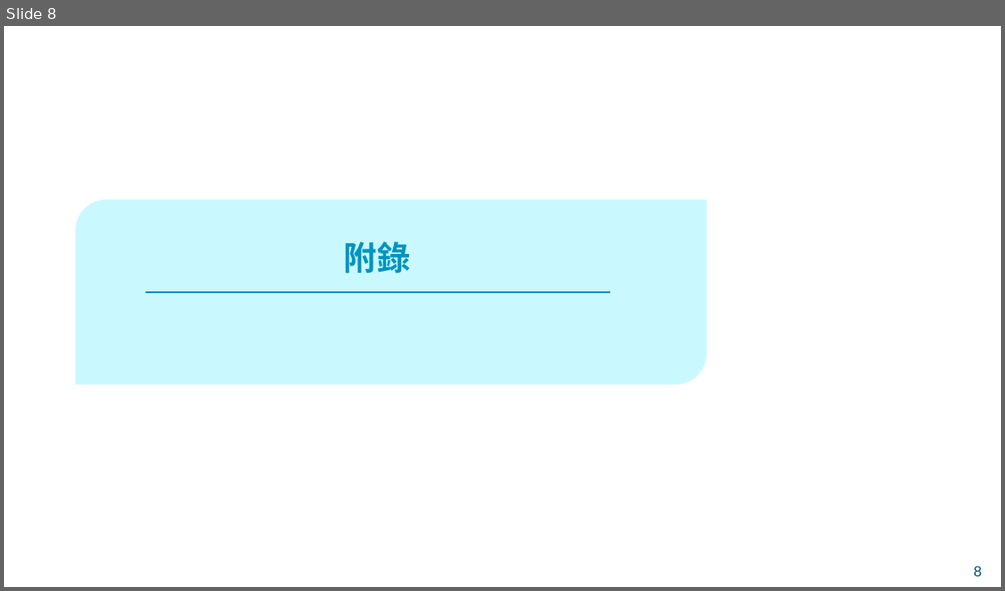
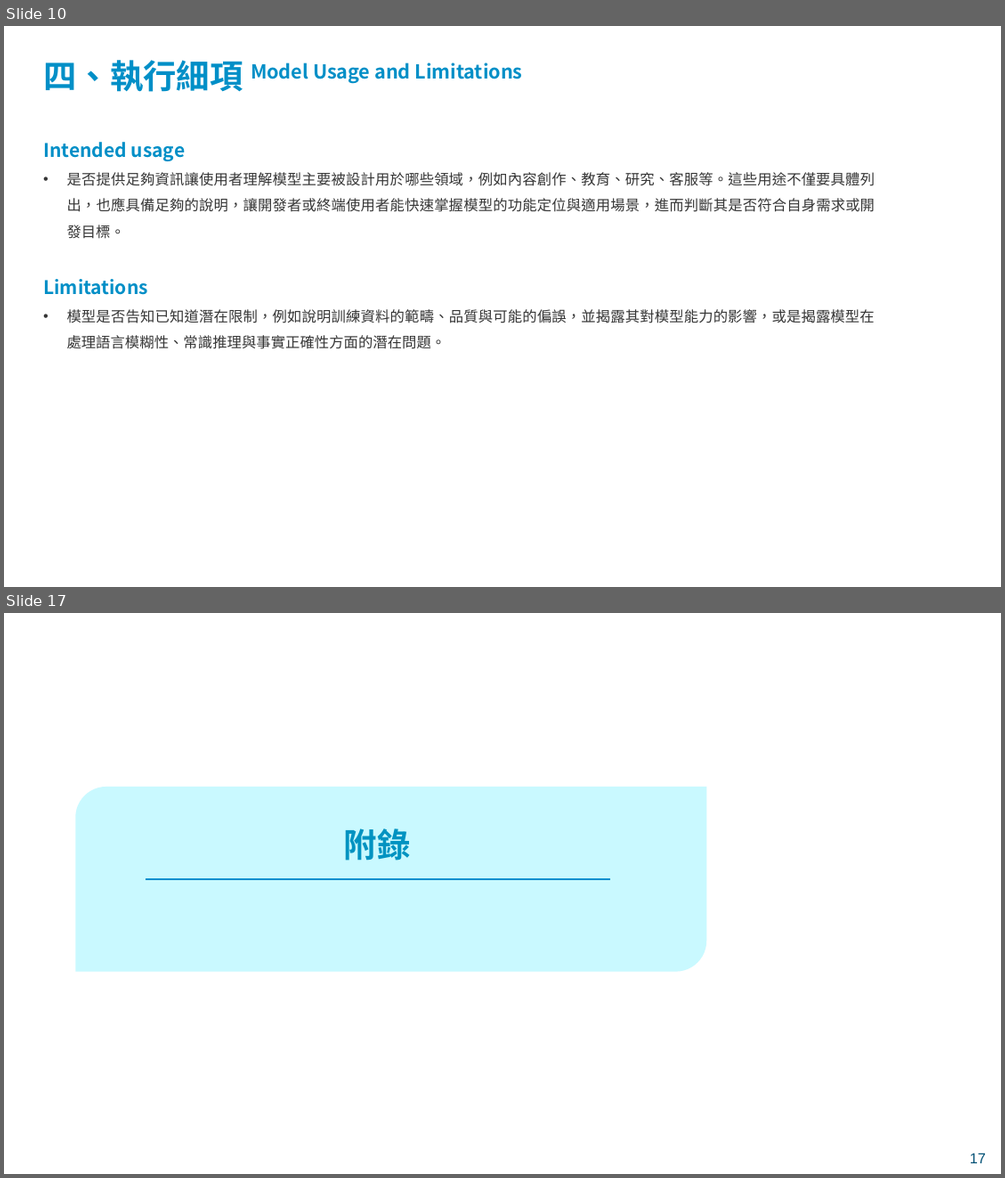
Before and after one commit to xinhuang0716/LLM_Assessment_Fubon, a slide deck: 模型評測機制 - 透明性.pptx. Shown one above the other, each under a label of ours: slide 8 before the commit, slides 10 and 17 after it; the slides between them are not shown. The pictures are 1005x591 and 1005x1178 pixels, drawn with LibreOffice and Linux fonts; fonts in the diff are those of the drawing; background and template pictures are left out. Boxes give left, top, right and bottom in pixels: in the first picture for what was removed or moved away, otherwise in the second. Text is boxed around its words. In the diff, an @@ line names an element or a change of style, - is before the commit and + after.

```diff
--- a/模型評測機制 - 透明性.pptx
+++ b/模型評測機制 - 透明性.pptx
@@ slide 10 added at (4, 26, 1001, 587), background picture (left out) @@
@@ text added at (43, 60, 523, 92), 32 pt, text #008FC7, bold @@
+四、執行細項 Model Usage and Limitations
@@ text added at (43, 142, 875, 239), 14 pt, text #363636 @@
+Intended usage
+• 是否提供足夠資訊讓使用者理解模型主要被設計用於哪些領域，例如內容創作、教育、研究、客服等。這些用途不僅要具體列出，也應具備足夠的說明，讓開發者或終端使用者能快速掌握模型的功能定位與適用場景，進而判斷其是否符合自身需求或開發目標。
@@ text added at (43, 279, 874, 349), 14 pt, text #363636 @@
+Limitations
+• 模型是否告知已知道潛在限制，例如說明訓練資料的範疇、品質與可能的偏誤，並揭露其對模型能力的影響，或是揭露模型在處理語言模糊性、常識推理與事實正確性方面的潛在問題。
@@ what was slide 8 is now slide 17 @@
@@ page number at (970, 1152, 986, 1163): text changed @@
-8
+17
```
Also in this commit, not shown: 5 slides changed, 13 other slides added, 3 slides removed.
